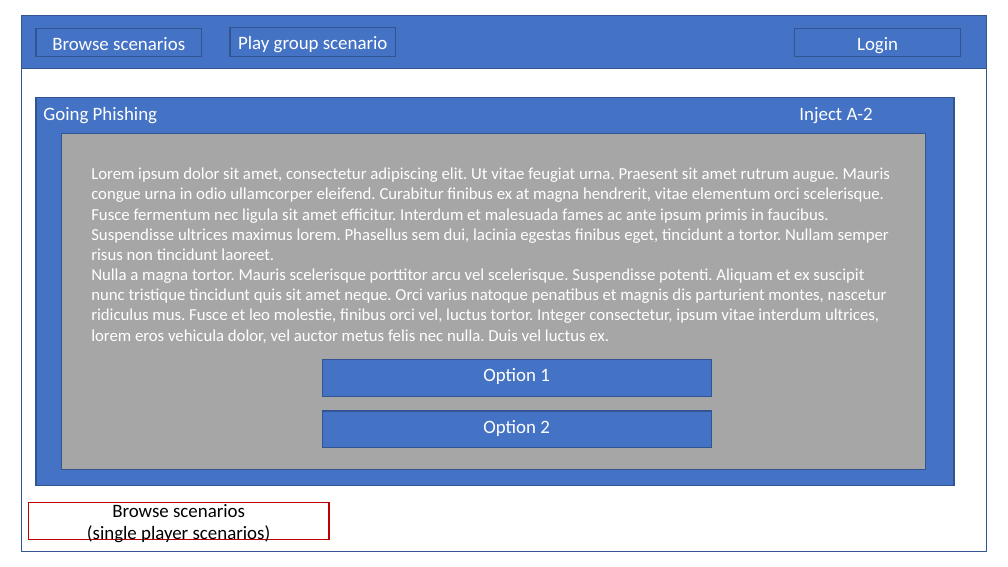
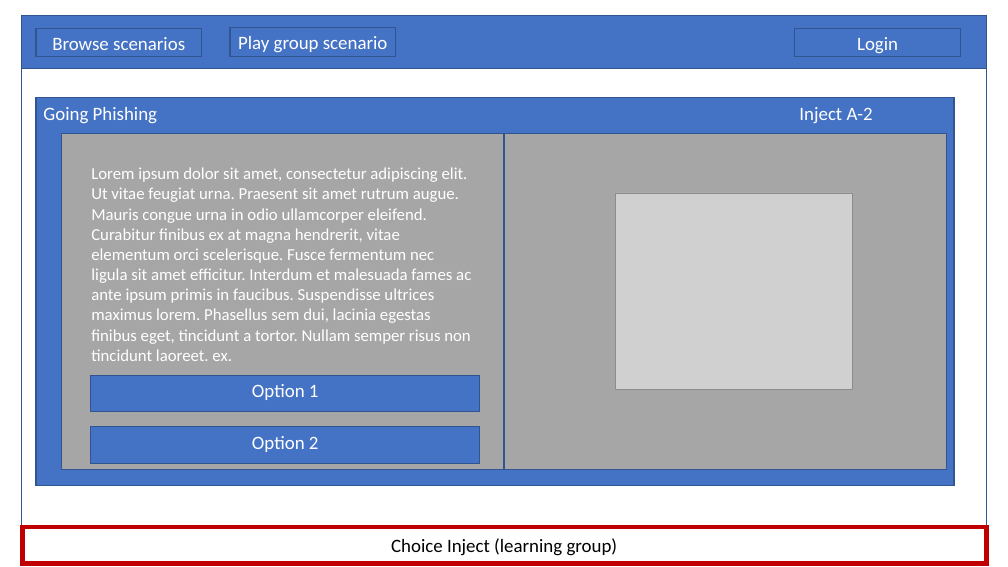
Before and after one commit to Elias-Ladenburger/CSEP, a slide deck: slide 10 of artefacts/concept-1.0/ideation/Lofi Wireframes.pptx. Drawn at 1008x567 pixels with LibreOffice and Linux fonts; fonts in the diff are those of the drawing; grey boxes stand for pictures. Boxes give left, top, right and bottom in pixels: in the first picture for what was removed or moved away, otherwise in the second. Text is boxed around its words. In the diff, an @@ line names an element or a change of style, - is before the commit and + after.

```diff
--- a/artefacts/concept-1.0/ideation/Lofi Wireframes.pptx
+++ b/artefacts/concept-1.0/ideation/Lofi Wireframes.pptx
@@ rectangle: place and size @@
-rectangle at [22,15,987,552]
+rectangle at [22,15,987,526]
@@ rectangle "Lorem ipsum dolor sit amet, ...": place and size @@
-rectangle "Lorem ipsum dolor sit amet, ..." at [61,133,925,470]
+rectangle "Lorem ipsum dolor sit amet, ..." at [61,133,504,470]
@@ rectangle added at [504,133,947,470], fill #A6A6A6, outline #325491 1 pt @@
@@ text in rectangle at [91,167,471,361]: text changed @@
-Lorem ipsum dolor sit amet, consectetur adipiscing elit. Ut vitae feugiat urna. Praesent sit amet rutrum augue. Mauris congue urna in odio ullamcorper eleifend. Curabitur finibus ex at magna hendrerit, vitae elementum orci scelerisque. Fusce fermentum nec ligula sit amet efficitur. Interdum et malesuada fames ac ante ipsum primis in faucibus. Suspendisse ultrices maximus lorem. Phasellus sem dui, lacinia egestas finibus eget, tincidunt a tortor. Nullam semper risus non tincidunt laoreet.
-Nulla a magna tortor. Mauris scelerisque porttitor arcu vel scelerisque. Suspendisse potenti. Aliquam et ex suscipit nunc tristique tincidunt quis sit amet neque. Orci varius natoque penatibus et magnis dis parturient montes, nascetur ridiculus mus. Fusce et leo molestie, finibus orci vel, luctus tortor. Integer consectetur, ipsum vitae interdum ultrices, lorem eros vehicula dolor, vel auctor metus felis nec nulla. Duis vel luctus ex.
+Lorem ipsum dolor sit amet, consectetur adipiscing elit. Ut vitae feugiat urna. Praesent sit amet rutrum augue. Mauris congue urna in odio ullamcorper eleifend. Curabitur finibus ex at magna hendrerit, vitae elementum orci scelerisque. Fusce fermentum nec ligula sit amet efficitur. Interdum et malesuada fames ac ante ipsum primis in faucibus. Suspendisse ultrices maximus lorem. Phasellus sem dui, lacinia egestas finibus eget, tincidunt a tortor. Nullam semper risus non tincidunt laoreet. ex.
@@ picture added at [616,193,852,389] @@
@@ rectangle "Option 1": place and size @@
-rectangle "Option 1" at [322,359,712,396]
+rectangle "Option 1" at [91,375,480,412]
@@ rectangle "Option 2": place and size @@
-rectangle "Option 2" at [322,411,712,448]
+rectangle "Option 2" at [91,426,480,464]
@@ rectangle removed at [29,503,330,540] @@
-Browse scenarios
-(single player scenarios)
@@ rectangle added at [23,527,987,564], outline #C00000 4.5 pt, 18 pt, text #000000 @@
+Choice Inject (learning group)
```
Also in this commit, not shown: 7 other slides changed, 7 slides added, 1 slide removed.
